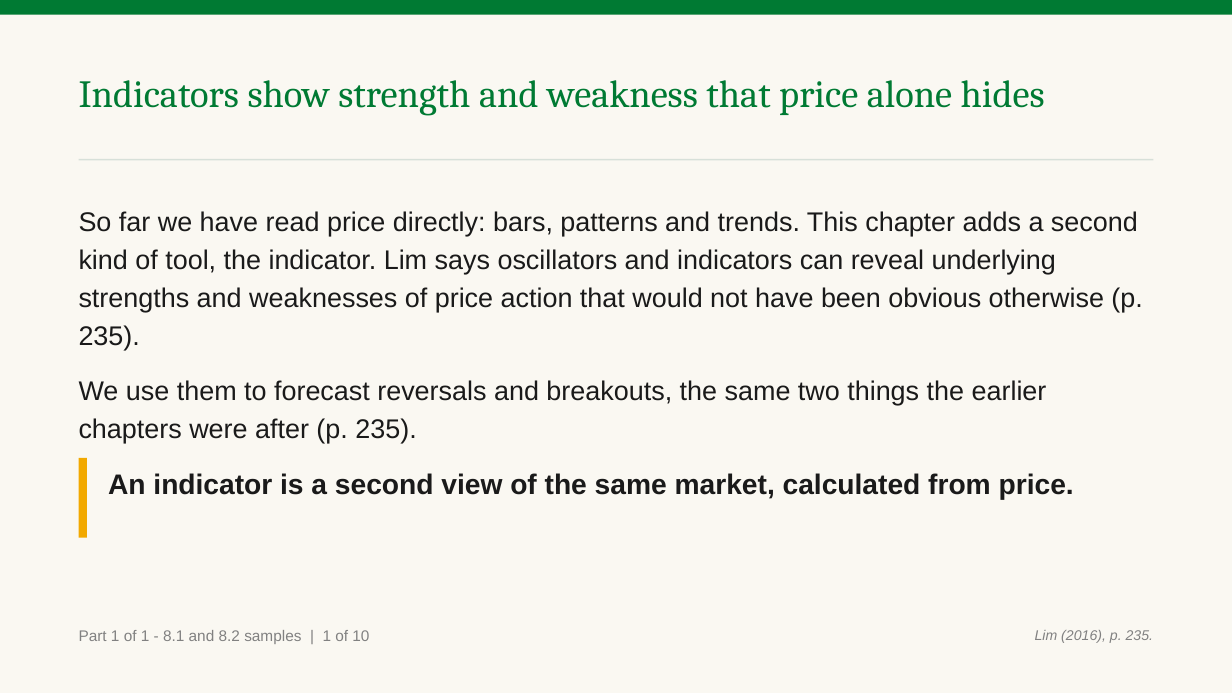
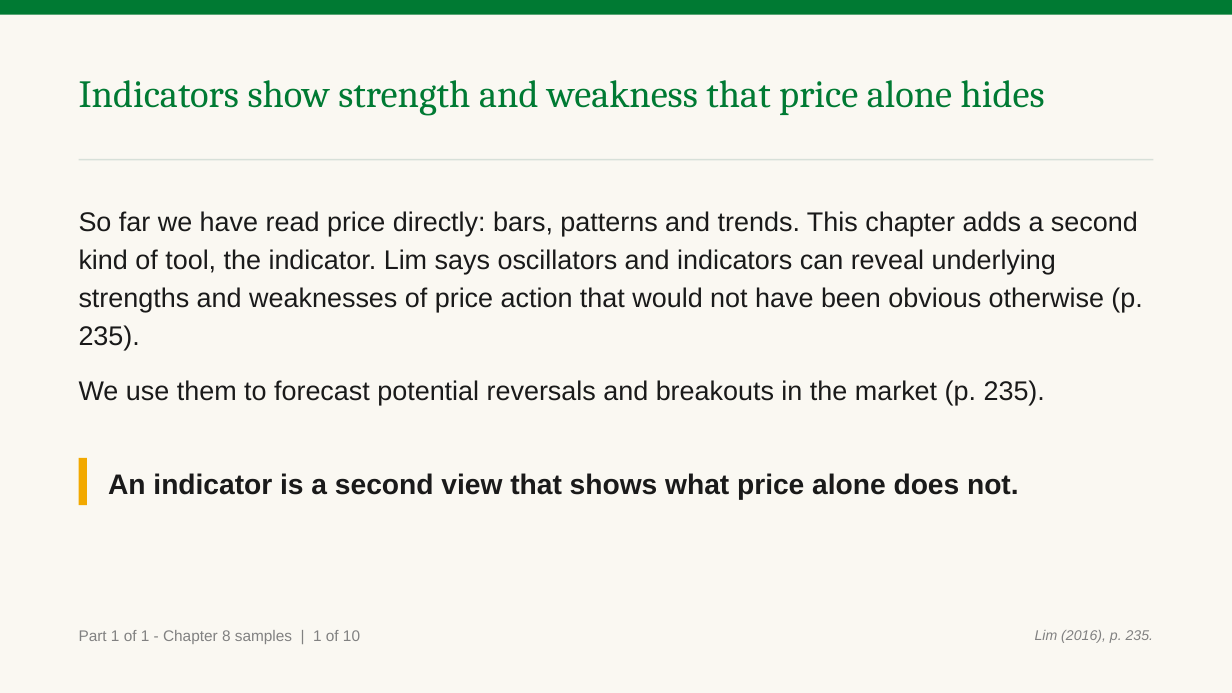
Before and after one commit to benjiesotelo-sudo/Telos_FIN1209, a slide deck: slide 3 of chapter-08/FIN1209-Chapter-08.pptx. Drawn at 1232x693 pixels with LibreOffice and Linux fonts; fonts in the diff are those of the drawing. Boxes give left, top, right and bottom in pixels: in the first picture for what was removed or moved away, otherwise in the second. Text is boxed around its words. In the diff, an @@ line names an element or a change of style, - is before the commit and + after.

Commit message:
Chapter 8 samples: plain wording, section title, committed placeholder deck

```diff
--- a/chapter-08/FIN1209-Chapter-08.pptx
+++ b/chapter-08/FIN1209-Chapter-08.pptx
@@ text at box(79, 380, 1045, 405): text changed @@
-We use them to forecast reversals and breakouts, the same two things the earlier chapters were after (p. 235).
+We use them to forecast potential reversals and breakouts in the market (p. 235).
@@ rectangle: place and size @@
-rectangle at box(79, 458, 87, 538)
+rectangle at box(79, 458, 87, 506)
@@ text at box(108, 473, 1019, 500): text changed @@
-An indicator is a second view of the same market, calculated from price.
+An indicator is a second view that shows what price alone does not.
@@ text at box(79, 630, 360, 644): text changed @@
-Part 1 of 1 - 8.1 and 8.2 samples | 1 of 10
+Part 1 of 1 - Chapter 8 samples | 1 of 10
```
Also in this commit, not shown: 15 other slides changed, 1 other file.
